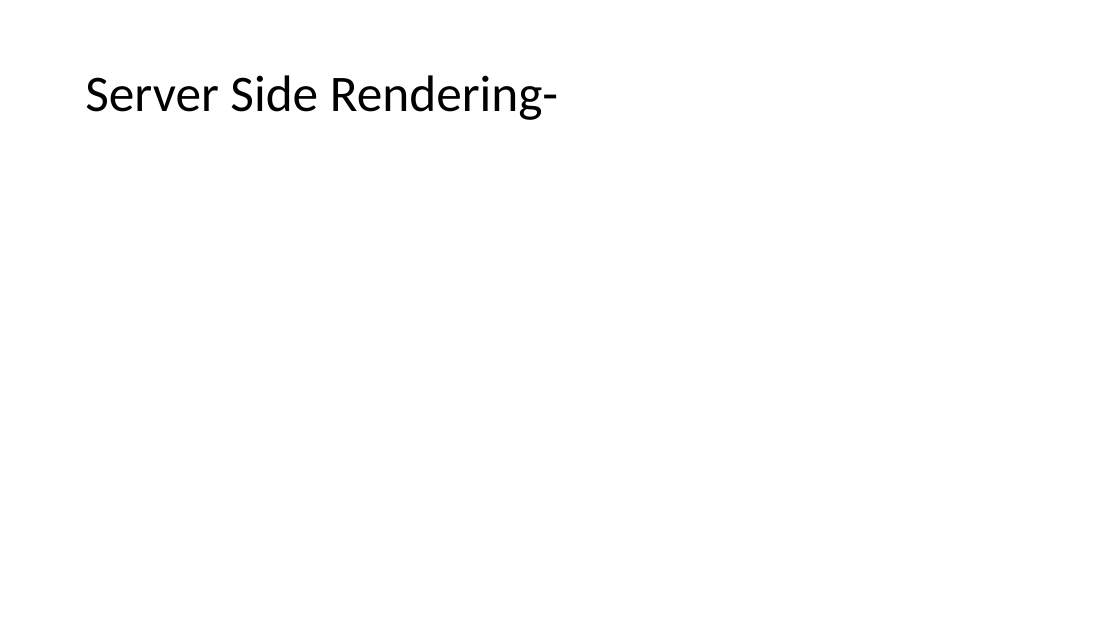
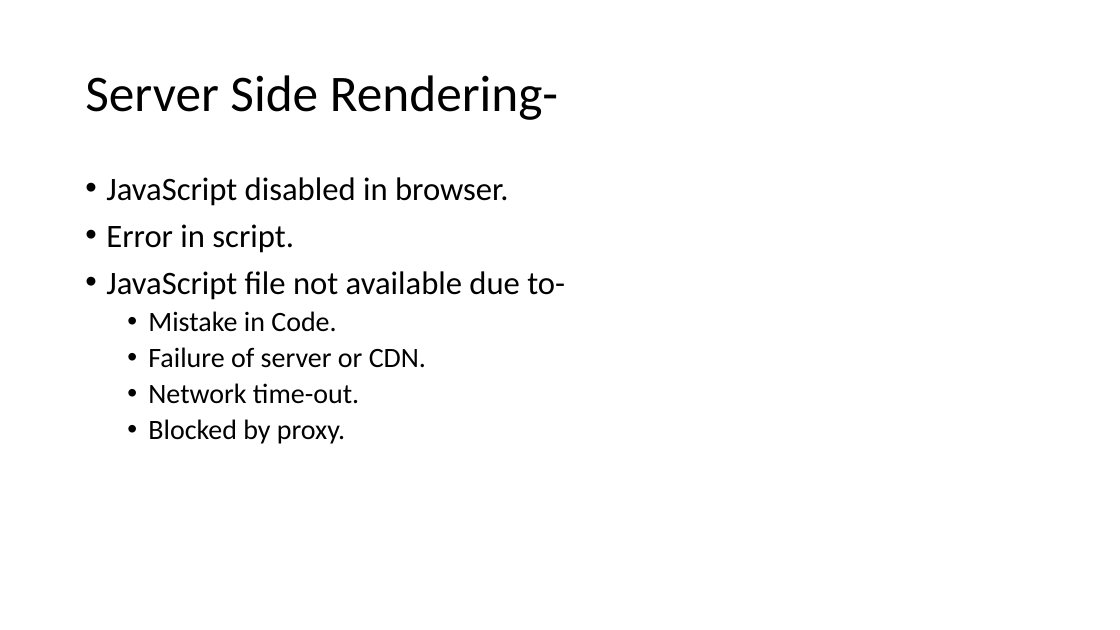
Before and after one commit to arunrajora/AJAX-Demo, a slide deck: slide 7 of AJAX Advanced.pptx. Drawn at 1120x630 pixels with LibreOffice and Linux fonts; fonts in the diff are those of the drawing. Boxes give left, top, right and bottom in pixels: in the first picture for what was removed or moved away, otherwise in the second. Text is boxed around its words. In the diff, an @@ line names an element or a change of style, - is before the commit and + after.

```diff
--- a/AJAX Advanced.pptx
+++ b/AJAX Advanced.pptx
@@ text added at [106, 177, 565, 444], 28 pt, text #000000 @@
+• JavaScript disabled in browser.
+• Error in script.
+• JavaScript file not available due to-
+  • Mistake in Code.
+  • Failure of server or CDN.
+  • Network time-out.
+  • Blocked by proxy.
```
Also in this commit, not shown: 4 other slides changed, 20 other files.
